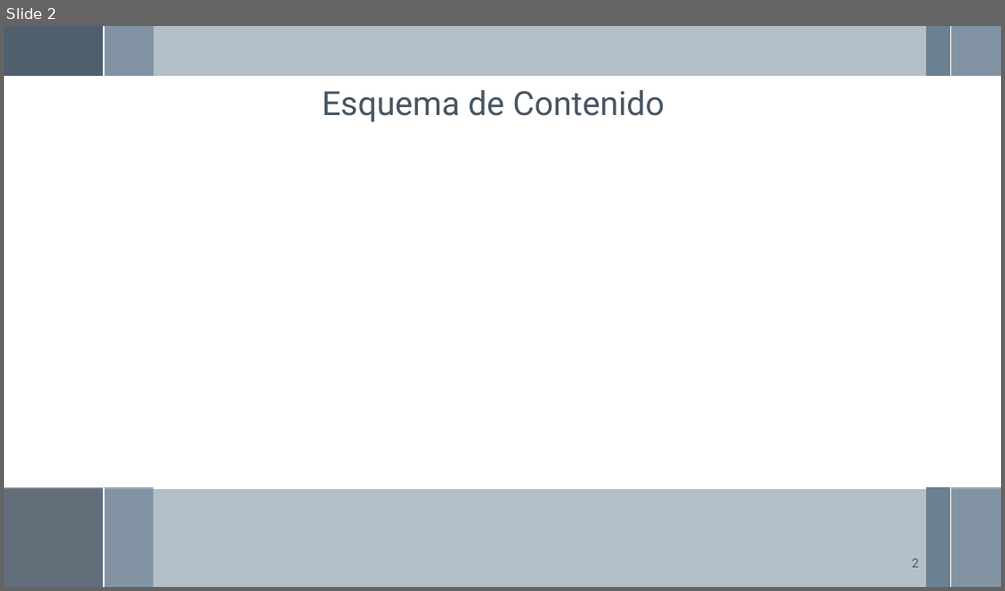
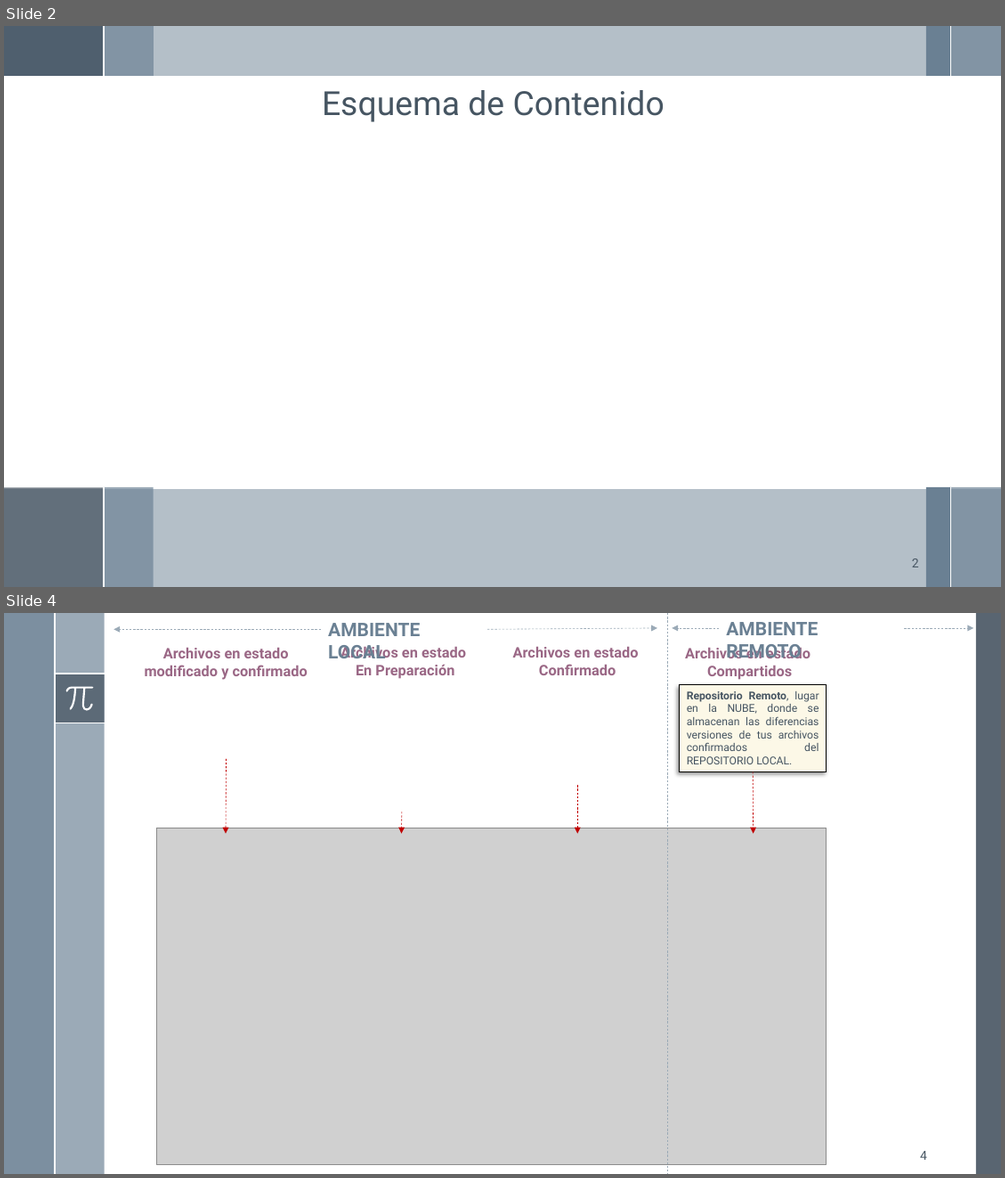
Before and after one commit to mgutierreza/Know, a slide deck: Programacion/GIT/GIT - Control Versiones.pptx. Shown one above the other, each under a label of ours: slide 2 before the commit, slides 2 and 4 after it; the slides between them are not shown. The pictures are 1005x591 and 1005x1178 pixels, drawn with LibreOffice and Linux fonts; fonts in the diff are those of the drawing; grey boxes stand for pictures. Boxes give left, top, right and bottom in pixels: in the first picture for what was removed or moved away, otherwise in the second. Text is boxed around its words. In the diff, an @@ line names an element or a change of style, - is before the commit and + after.

```diff
--- a/Programacion/GIT/GIT - Control Versiones.pptx
+++ b/Programacion/GIT/GIT - Control Versiones.pptx
@@ slide 4 added at [4, 613, 1001, 1174], background #FFFFFF @@
@@ rectangle added at [4, 613, 54, 1174], fill #6A8093 at 88% opacity @@
@@ rectangle added at [54, 613, 105, 1174], fill #9BAAB7 @@
@@ line added from (54, 613) to (54, 1174), #FFFFFF 1.5 pt @@
@@ arrow added from (321, 629) to (114, 629), #9BAAB7 0.5 pt dashed @@
@@ text added at [328, 623, 420, 658], 18 pt, text #6A8093, bold @@
+AMBIENTE LOCAL
@@ arrow added from (487, 629) to (657, 628), #9BAAB7 0.5 pt dashed @@
@@ line added from (667, 613) to (667, 1174), #9BAAB7 0.5 pt dashed @@
@@ arrow added from (719, 628) to (672, 628), #9BAAB7 0.5 pt dashed @@
@@ text added at [726, 622, 817, 658], 18 pt, text #6A8093, bold @@
+AMBIENTE REMOTO
@@ arrow added from (905, 628) to (973, 628), #9BAAB7 0.5 pt dashed @@
@@ rectangle added at [976, 613, 1001, 1174], fill #475562 at 90% opacity @@
@@ text added at [145, 648, 307, 680], 14 pt, text #9A6785, bold @@
+Archivos en estado modificado y confirmado
@@ text added at [340, 645, 466, 679], 14 pt, text #9A6785, bold @@
+Archivos en estado
+En Preparación
@@ text added at [513, 647, 639, 675], 14 pt, text #9A6785, bold @@
+Archivos en estado
+Confirmado
@@ text added at [685, 645, 810, 680], 14 pt, text #9A6785, bold @@
+Archivos en estado
+Compartidos
@@ rectangle added at [54, 674, 105, 723], fill #475562 at 75% opacity @@
@@ line added from (54, 674) to (105, 674), #FFFFFF 1.5 pt @@
@@ freeform shape added at [66, 686, 94, 710], fill #FFFFFF @@
@@ rectangle added at [680, 685, 826, 771], fill #FCF8E7, outline #000000 0.75 pt, 10.5 pt, text #465562 @@
+Repositorio Remoto, lugar en la NUBE, donde se almacenan las diferencias versiones de tus archivos confirmados del REPOSITORIO LOCAL.
@@ line added from (54, 723) to (105, 723), #FFFFFF 1.5 pt @@
@@ arrow added from (226, 759) to (226, 834), #C00000 0.5 pt dashed @@
@@ arrow added from (752, 771) to (753, 834), #C00000 0.5 pt dashed @@
@@ arrow added from (577, 785) to (577, 834), #C00000 0.5 pt dashed @@
@@ arrow added from (402, 811) to (401, 834), #C00000 0.5 pt dashed @@
@@ picture added at [156, 827, 826, 1164] @@
@@ page number added at [920, 1151, 927, 1159], 12 pt, text #465562 @@
+4
```
Also in this commit, not shown: 2 slides changed.
